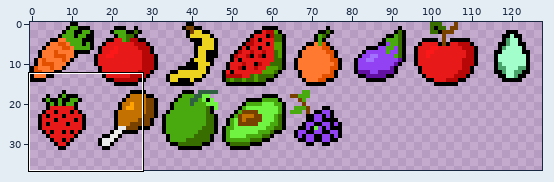
Pixel-art file: Arthorio The Frog/Fruits/fruits.ase. The picture above shows the old version from afar; the outline marks the close-up.
Close-up. Earlier state:
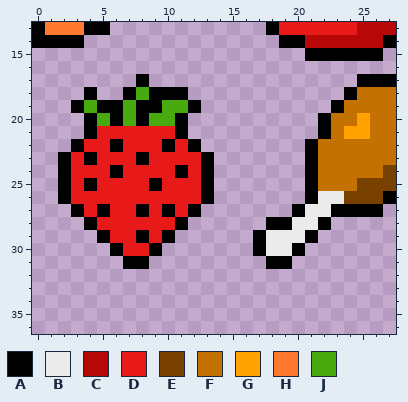
128x128 pixels, 1 frame. Colours within 5 levels of each other are drawn and written as one. Shown: x 0..27, y 13..36. The wide view leaves out empty margins.
Palette (. is transparent): A #000000  B #ebebeb  C #b80707  D #e81919  E #794100  F #c37100  G #ffa200  H #ff7930  J #49aa10
Pixels before, first column x 0:
13 AHHHAA............ADDDDDDCCC
14 AAAA...............AACCCCCCA
15 .....................AAAAAA.
16 ............................
17 ........A................AAA
18 ....A..AJAAA............AFFF
19 ...AJAAJAAJJA..........AFFFF
20 ....AJAJAJJA..........AFFGFF
21 ....ADDDDDDA..........AFGGFF
22 ...ADDADDDADA........AFFFFFF
23 ..ADADDDADDDDA.......AFFFFFF
24 ..ADDDADDDDADA.......AFFFFFE
25 ..ADADDDDADDDA.......AFFFEEE
26 ..ADDDDDDDDDDA.......ABBEEEA
27 ...ADADDADADA.......ABBAAAA.
28 ....ADDDDDDA......AABBA.....
29 .....ADDADA......ABBBA......
30 ......ADDA.......ABBA.......
31 .......AA.........AA........
After:
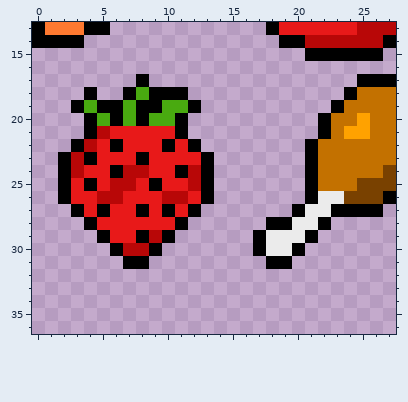
Changes in this commit:
The edit turns colour D into colour C in row 21 at x 5; in row 22 at x 4; in row 23 at x 3; in row 24 at x 3, 7 to 8 and 12; in row 25 at x 6 to 7 and 12; in row 26 at x 5 to 6 and 10 to 11.
The edit turns colour D into colour C in row 29 at x 9; in row 30 at x 7 to 8.
Pixel boxes of the changes (left, top, right, bottom) in both close-ups:
changed: (71, 126, 201, 256)
